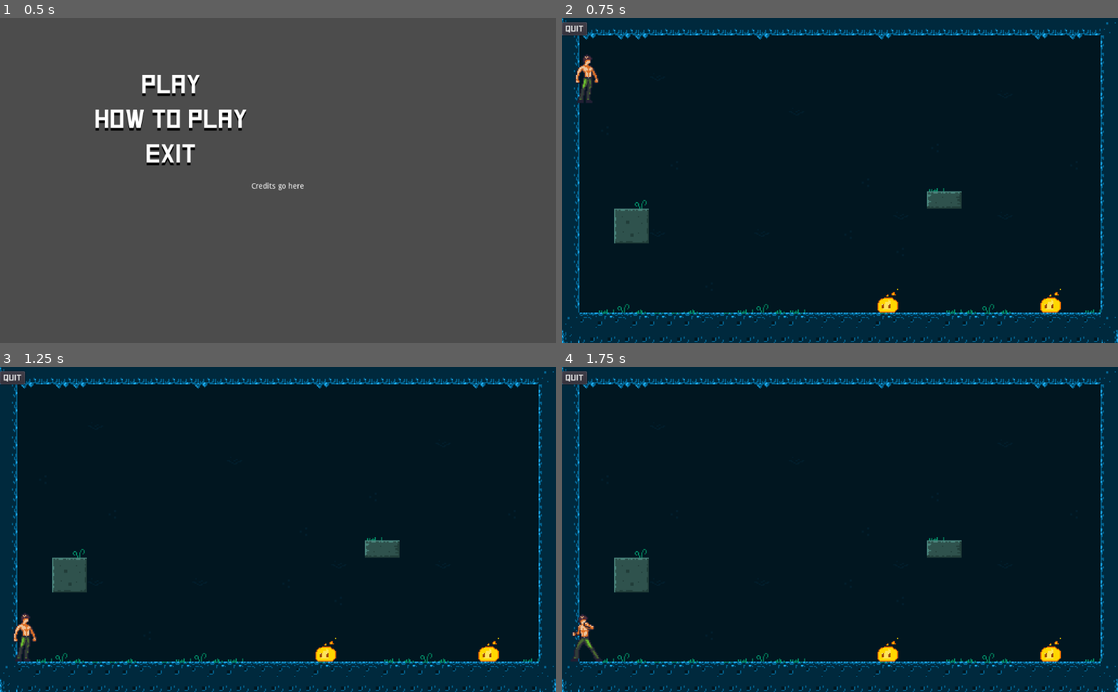
Above: before the commit, frames 1-4 (two rows, left to right).
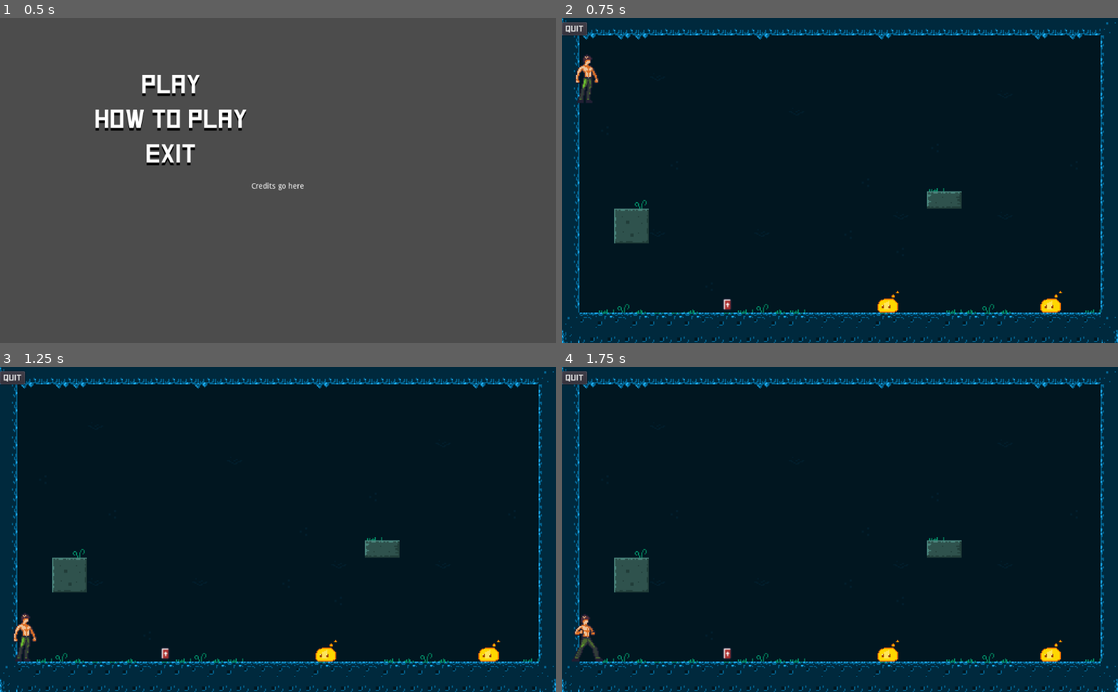
Above: after the commit, the same moments.

Repository: isabellaboone/Godot-Game
Game: Godot game, scene res://Runner.tscn
The game is run twice, just before and just after one commit, with the same random seed, the same clock (stepped at 60 frames per second) and the same inputs.
Inputs (mouse positions are in pixels of both pictures, inside the frame that each line leads up to):
- Up to frame 1 (0.5 s): no input
- Up to frame 2 (0.75 s): click "PLAY" at 0.5 s
- Up to frame 3 (1.25 s): no input
- Up to frame 4 (1.75 s): move the mouse to (962, 513) at 1.27 s; press the mouse at (962, 513) at 1.28 s; hold D (move_right) from 1.28 s (still down); tap W (jump) at 1.52 s

Frame 1 is identical in both runs. In frame 2, 0.2% of the frame differs, in the area x 29-90%, y 83-91%; in frame 3, 0.2%; in frame 4, 0.5%, in the area x 1-90%, y 76-91%.

Commit message:
Added book and it makes a sound effect when you walk over it

Diff:
--- a/FireSlime.tscn
+++ b/FireSlime.tscn
@@ -93,7 +93,6 @@
 [node name="standing" type="AnimatedSprite" parent="."]
 position = Vector2( -4, -8.5 )
 frames = SubResource( 4 )
-frame = 1
 playing = true
 
 [node name="walking" type="AnimatedSprite" parent="."]
@@ -101,7 +100,7 @@
 position = Vector2( -4, -8.5 )
 frames = SubResource( 13 )
 animation = "New Anim"
-frame = 7
+frame = 4
 playing = true
 
 [node name="HurtBox" type="Area2D" parent="."]
--- a/GameScene.gd
+++ b/GameScene.gd
@@ -3,7 +3,8 @@
 var TileMap_scene = preload("res://TileMap.tscn")
 var player_scene = preload("res://Player.tscn")
 var fireslime_scene = preload("res://FireSlime.tscn")
-var ui = preload("res://UI.tscn")
+var ui_scene = preload("res://UI.tscn")
+var red_book_scene = preload("res://Red_Book.tscn")
 
 # Called when the node enters the scene tree for the first time.
 func _ready():
@@ -23,9 +24,18 @@
 	fireslime2.position = Vector2(600, 531)
 	add_child(fireslime2)
 
-	var uii = ui.instance()
-	add_child(uii)
+	var ui = ui_scene.instance()
+	add_child(ui)
 
+	# Add Books that give buffs eventually or whatever
+	var red_book = red_book_scene.instance()
+	red_book.position = Vector2(300, 525)
+	add_child(red_book)
+
+
+
+func _process(delta):
+	pass;
 
 # Called every frame. 'delta' is the elapsed time since the previous frame.
 #func _process(delta):
--- a/Player.tscn
+++ b/Player.tscn
@@ -41,27 +41,27 @@
 
 [sub_resource type="AtlasTexture" id=10]
 atlas = ExtResource( 2 )
-region = Rect2( 0, 0, 46, 50 )
+region = Rect2( 92, 0, 46, 50 )
 
 [sub_resource type="AtlasTexture" id=11]
 atlas = ExtResource( 2 )
-region = Rect2( 46, 0, 46, 50 )
+region = Rect2( 138, 0, 46, 50 )
 
 [sub_resource type="AtlasTexture" id=12]
 atlas = ExtResource( 2 )
-region = Rect2( 92, 0, 46, 50 )
+region = Rect2( 184, 0, 46, 50 )
 
 [sub_resource type="AtlasTexture" id=13]
 atlas = ExtResource( 2 )
-region = Rect2( 138, 0, 46, 50 )
+region = Rect2( 230, 0, 46, 50 )
 
 [sub_resource type="AtlasTexture" id=14]
 atlas = ExtResource( 2 )
-region = Rect2( 184, 0, 46, 50 )
+region = Rect2( 0, 0, 46, 50 )
 
 [sub_resource type="AtlasTexture" id=15]
 atlas = ExtResource( 2 )
-region = Rect2( 230, 0, 46, 50 )
+region = Rect2( 46, 0, 46, 50 )
 
 [sub_resource type="SpriteFrames" id=16]
 animations = [ {
@@ -70,20 +70,20 @@
 "name": "run",
 "speed": 12.0
 }, {
-"frames": [ SubResource( 10 ) ],
+"frames": [ SubResource( 10 ), SubResource( 11 ), SubResource( 12 ), SubResource( 13 ) ],
+"loop": true,
+"name": "punch",
+"speed": 8.0
+}, {
+"frames": [ SubResource( 14 ) ],
 "loop": true,
 "name": "stand",
 "speed": 5.0
 }, {
-"frames": [ SubResource( 11 ) ],
+"frames": [ SubResource( 15 ) ],
 "loop": true,
 "name": "squat",
 "speed": 5.0
-}, {
-"frames": [ SubResource( 12 ), SubResource( 13 ), SubResource( 14 ), SubResource( 15 ) ],
-"loop": true,
-"name": "punch",
-"speed": 8.0
 } ]
 
 [sub_resource type="Curve" id=17]
@@ -117,6 +117,7 @@
 visible = false
 frames = SubResource( 16 )
 animation = "run"
+frame = 2
 playing = true
 centered = false
 
@@ -138,7 +139,7 @@
 visible = false
 frames = SubResource( 16 )
 animation = "punch"
-frame = 3
+frame = 2
 playing = true
 centered = false
 
--- /dev/null
+++ b/Red_Book.gd
@@ -0,0 +1,16 @@
+extends Area2D
+
+var picked_up = false
+# Called when the node enters the scene tree for the first time.
+func _ready():
+	pass # Replace with function body.
+
+
+# Called every frame. 'delta' is the elapsed time since the previous frame.
+func _process(delta):
+	var overlap = get_overlapping_bodies()
+	if len(overlap) > 0:
+		if (picked_up == false):
+			if ($Pick_Up_SFX.playing == false):
+				$Pick_Up_SFX.play()
+				picked_up = true
--- /dev/null
+++ b/Red_Book.tscn
@@ -0,0 +1,29 @@
+[gd_scene load_steps=5 format=2]
+
+[ext_resource path="res://Assets/Player/icons/book3.png" type="Texture" id=1]
+[ext_resource path="res://Assets/SFX/pick_up.wav" type="AudioStream" id=2]
+[ext_resource path="res://Red_Book.gd" type="Script" id=3]
+
+[sub_resource type="RectangleShape2D" id=1]
+extents = Vector2( 8.32907, 11.8473 )
+
+[node name="Node2D" type="Node2D"]
+position = Vector2( -4.01811, -2.82756 )
+
+[node name="Area2D" type="Area2D" parent="."]
+position = Vector2( -7.63937, -5.5559 )
+script = ExtResource( 3 )
+
+[node name="CollisionShape2D" type="CollisionShape2D" parent="Area2D"]
+position = Vector2( 11.8345, 9.42408 )
+shape = SubResource( 1 )
+
+[node name="Sprite" type="Sprite" parent="Area2D"]
+position = Vector2( 11.7567, 8.33386 )
+scale = Vector2( 2, 2 )
+texture = ExtResource( 1 )
+
+[node name="Pick_Up_SFX" type="AudioStreamPlayer2D" parent="Area2D"]
+position = Vector2( 7.63937, 5.5559 )
+stream = ExtResource( 2 )
+volume_db = 1.0
--- a/Runner.gd
+++ b/Runner.gd
@@ -1,18 +1,9 @@
 extends Node2D
-
-
-# Declare member variables here. Examples:
-# var a = 2
-# var b = "text"
-
 
 # Called when the node enters the scene tree for the first time.
 func _ready():
 	#Center Window
 	OS.set_window_position(OS.get_screen_size(0) * 0.5 - OS.get_window_size() * 0.5)
 
+	# Change to Title Screen
 	get_tree().change_scene("res://TitleScreen.tscn")
-
-# Called every frame. 'delta' is the elapsed time since the previous frame.
-#func _process(delta):
-#	pass
Not shown, added: Assets/SFX/pick_up.wav.import
Not shown, added: Assets/SFX/pick_up.wav
